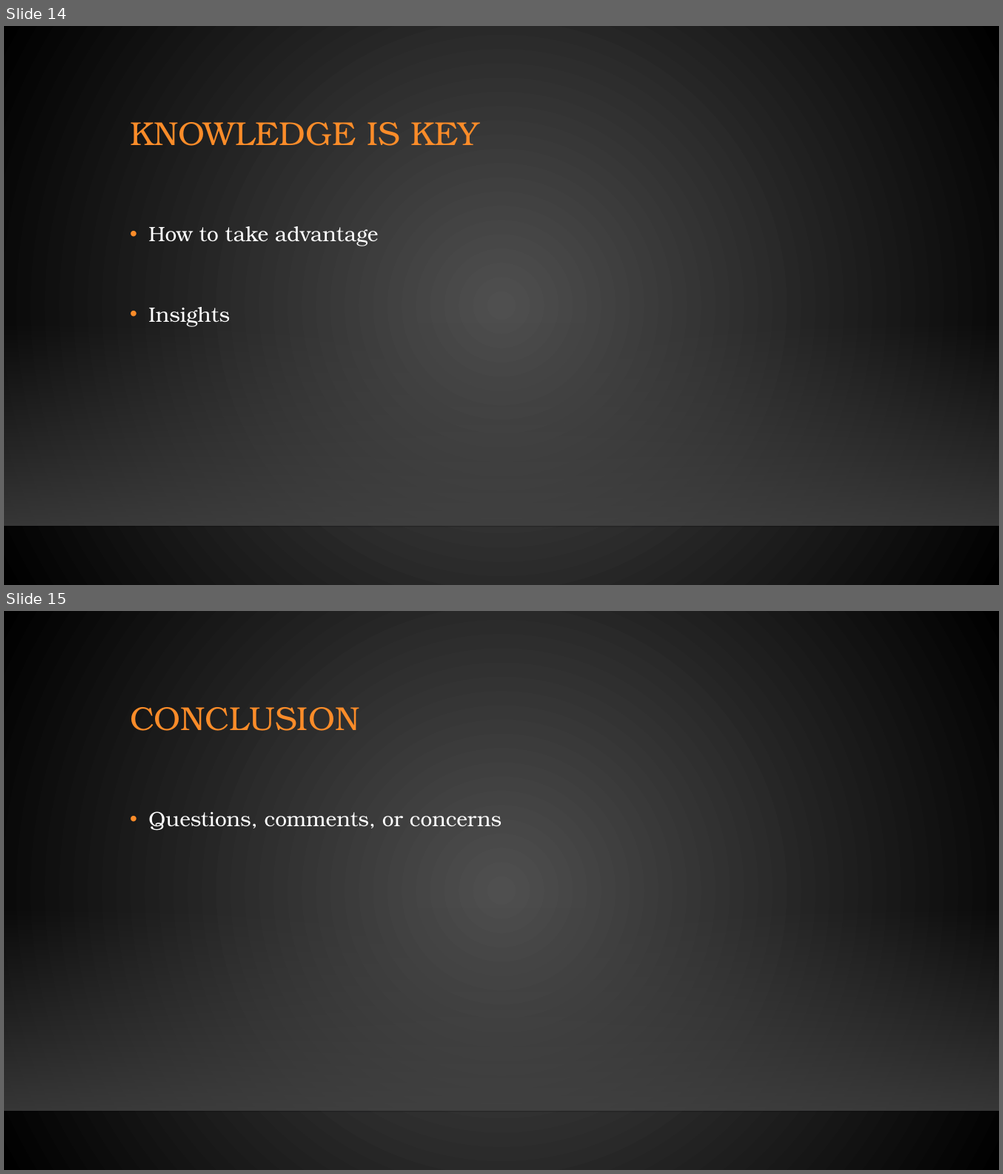
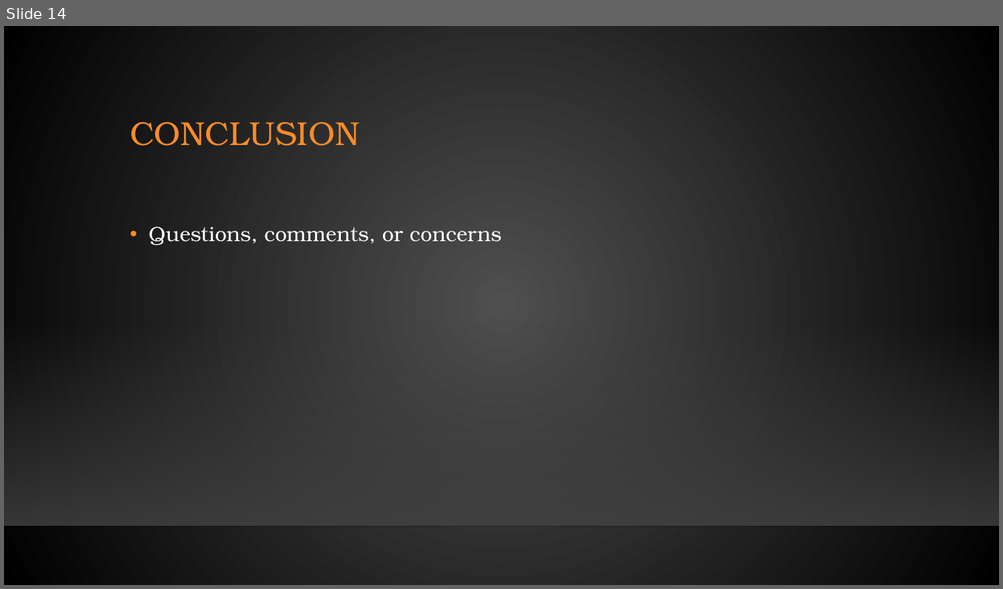
Before and after one commit to jobongie/group10_project2, a slide deck: Project_2_Group_10.pptx. Shown one above the other, each under a label of ours: slides 14 and 15 before the commit, slide 14 after it. The pictures are 1003x1174 and 1003x589 pixels, drawn with LibreOffice and Linux fonts; fonts in the diff are those of the drawing; background and template pictures are left out. Boxes give left, top, right and bottom in pixels: in the first picture for what was removed or moved away, otherwise in the second. Text is boxed around its words. In the diff, an @@ line names an element or a change of style, - is before the commit and + after.

```diff
--- a/Project_2_Group_10.pptx
+++ b/Project_2_Group_10.pptx
@@ slide 14 removed at [4,26,999,585], background gradient #505050 to #000000; not listed: 2 template elements that a slide beside it also shows @@
@@ title removed at [130,122,479,146] @@
-KNOWLEDGE IS KEY
@@ text removed at [148,227,378,326] @@
-• How to take advantage
-• Insights
@@ what was slide 15 is now slide 14 @@
```
Also in this commit, not shown: 3 slides changed.
